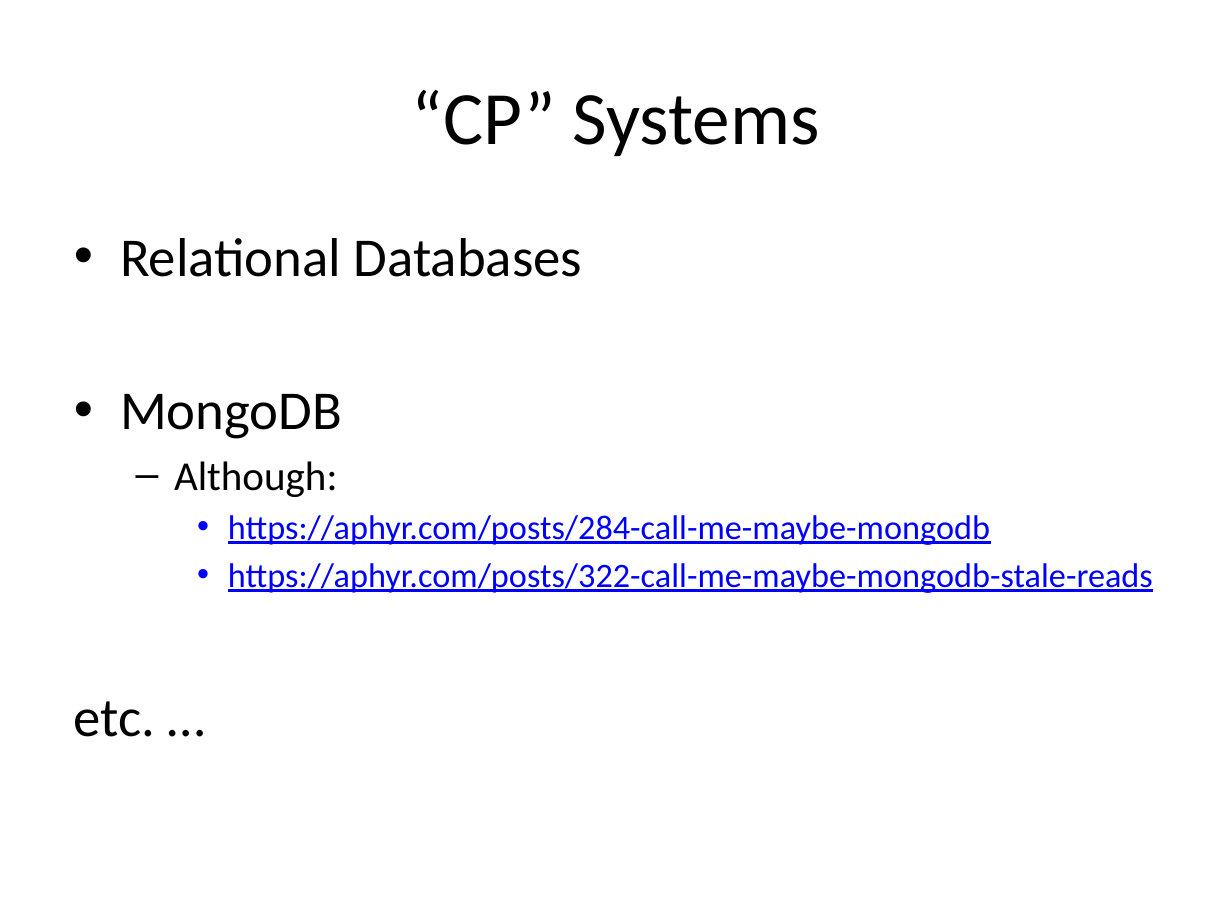
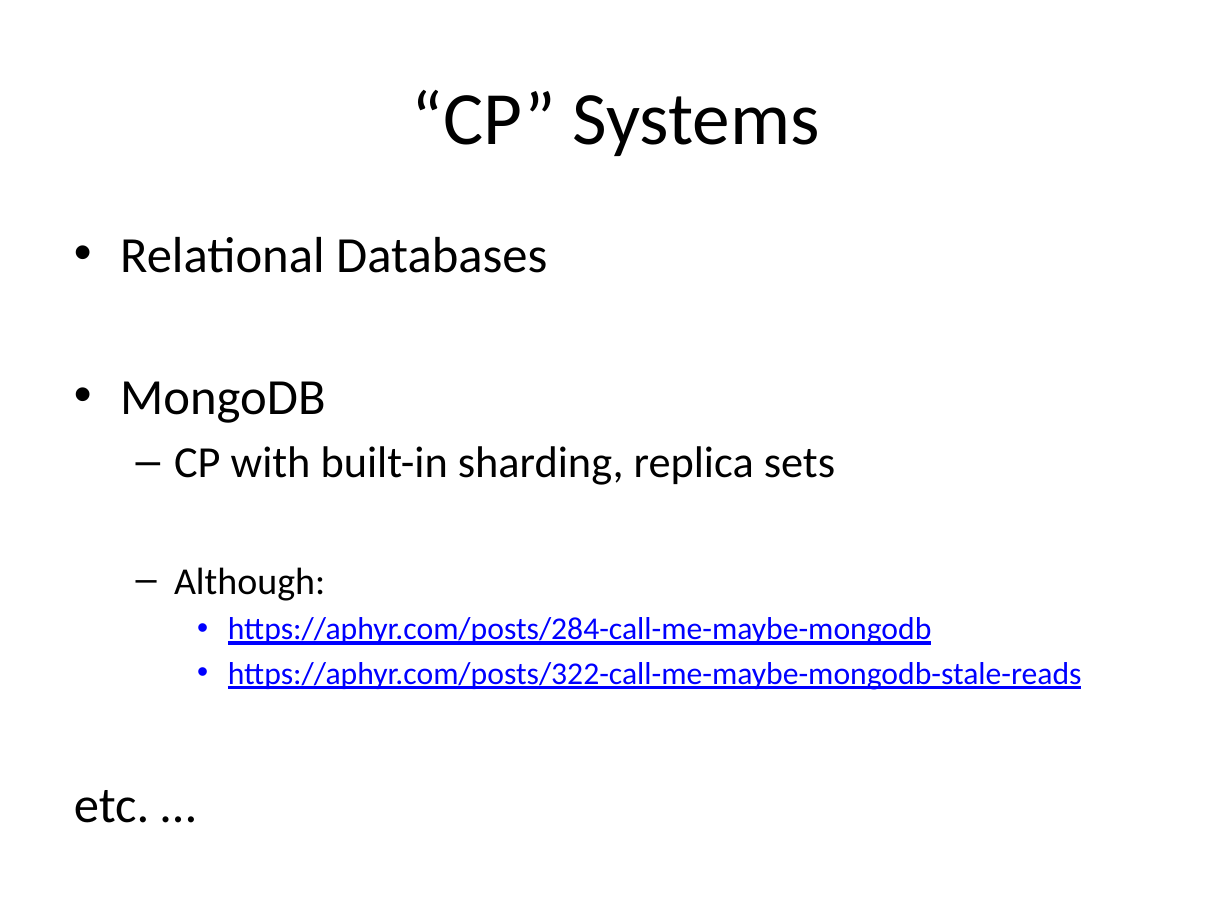
Before and after one commit to alexdgarland/database-demos, a slide deck: slide 21 of Slides/Not Only SQL - Picking A Database for DotNET.pptx. Drawn at 1232x924 pixels with LibreOffice and Linux fonts; fonts in the diff are those of the drawing. Boxes give left, top, right and bottom in pixels: in the first picture for what was removed or moved away, otherwise in the second. Text is boxed around its words. In the diff, an @@ line names an element or a change of style, - is before the commit and + after.

Commit message:
Update slides

```diff
--- a/Slides/Not Only SQL - Picking A Database for DotNET.pptx
+++ b/Slides/Not Only SQL - Picking A Database for DotNET.pptx
@@ text at (74,237,1082,823): size 32 to 29.6 pt in "Relational Databases", "MongoDB", "etc. …"; size 24 to 22.2 pt in "Although:"; size 20 to 18.5 pt in "https://aphyr.com/posts/284-call-me-maybe-mongodb", "https://aphyr.com/posts/322-call-me-maybe-mongodb-stale-read ..." @@
@@ text at (174,446,835,485): paragraph added @@
+  – CP with built-in sharding, replica sets
```
Also in this commit, not shown: 1 other slide changed.
